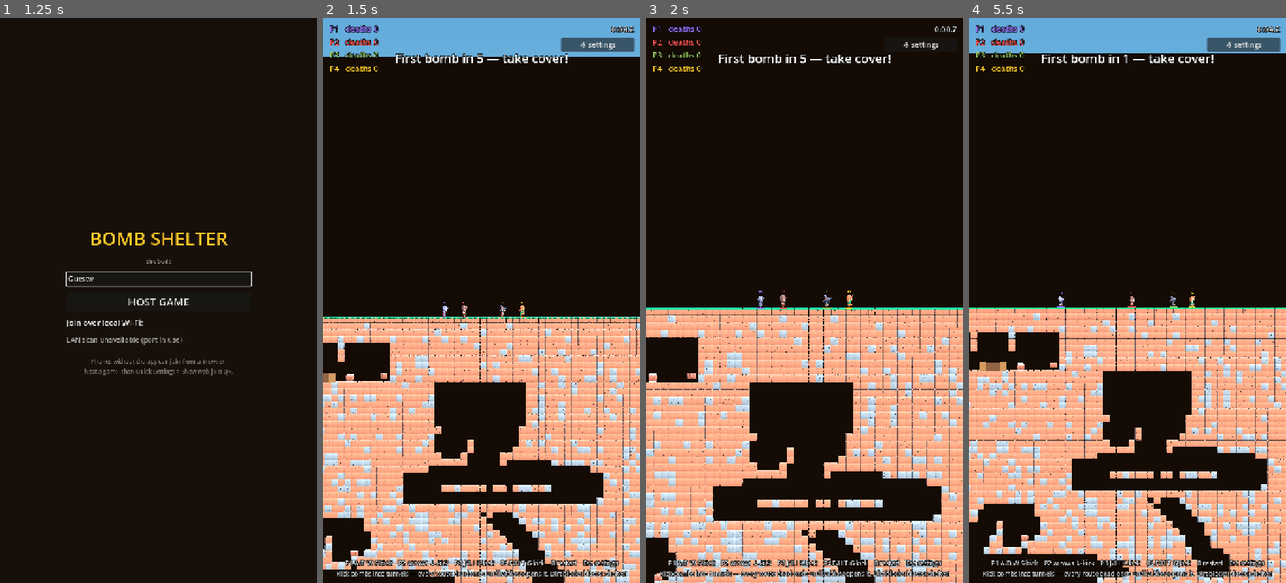
Above: before the commit, frames 1-4 (left to right).
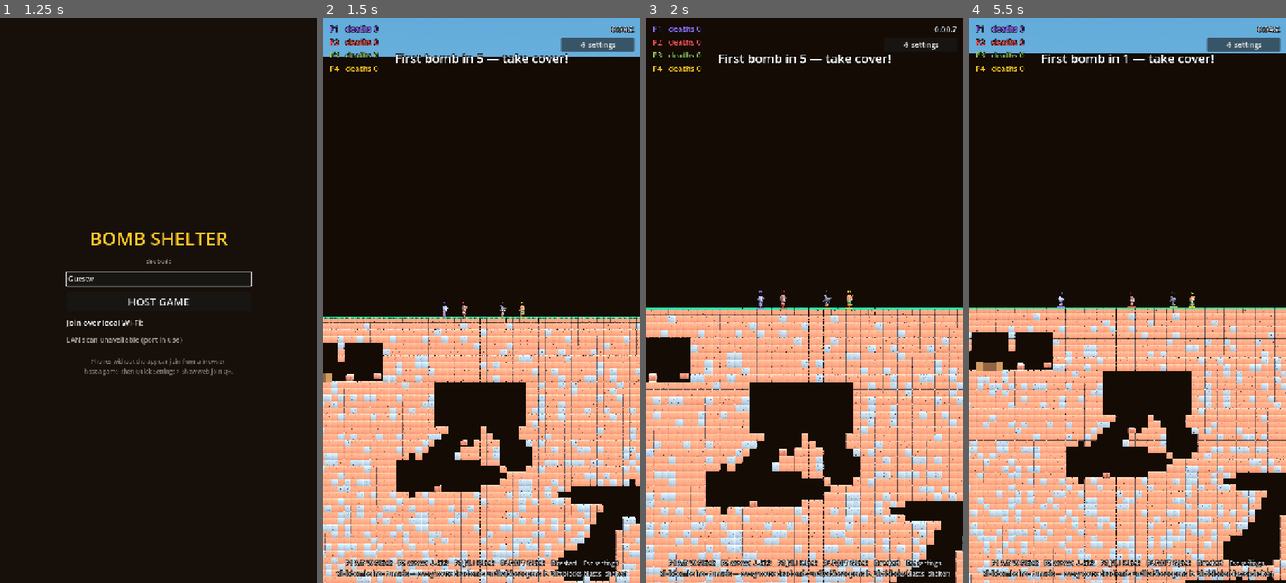
Above: after the commit, the same moments.

Repository: uchy4/dummy
Game: Godot game, scene res://scenes/menu.tscn
Two runs of this game, one before a commit and one after it. Both use one fixed random seed, a clock stepped at 60 frames per second and the inputs below.
Inputs (mouse positions are in pixels of both pictures, inside the frame that each line leads up to):
- Up to frame 1 (1.25 s): tap Enter (ui_accept) at 0.5 s; move the mouse to (228, 272) at 0.52 s; hold D (p1_right) from 0.53 s (still down); hold S (p1_kick) from 0.53 s (still down); click (228, 272) at 0.67 s; tap W (p1_jump) at 0.77 s
- Up to frame 2 (1.5 s): release D (p1_right) at 1.25 s; release S (p1_kick) at 1.25 s; click "HOST GAME" at 1.25 s
- Up to frame 3 (2 s): no input
- Up to frame 4 (5.5 s): drag from (1064, 328) to (1111, 413) at 2.02 s; move the mouse to (1159, 176) at 2.77 s; hold D (p1_right) 2.78-3.5 s; tap L at 2.85 s; drag from (1111, 413) to (1032, 215) at 3.52 s; move the mouse to (1222, 385) at 4.27 s; hold A (p1_left) 4.28-5 s; tap K at 4.35 s; tap W (p1_jump) at 4.52 s; drag from (1032, 215) to (1079, 159) at 5.02 s

Frame 1 is identical in both runs. In frame 2, 8.9% of the frame differs, in the area x 0-100%, y 57-100%; in frame 3, 8.1%; in frame 4, 10%, in the area x 0-100%, y 55-100%.

Commit message:
Dual-tone strata, solid props on the player plane, busted well leaks
- Every stratum is dual-colored like the dirt layer: light/dark block
  variants (clay, stone, deep slate) mixed 65/35 at paint time.
- Furniture, the toilet, and the animals live on the player's physical
  plane now: you run into tables and beds (and shove them by walking),
  bombs bounce off them, and bumping a chicken or pig nudges it aside.
- Kicking the well pump BUSTS it: the spout gushes once, the handle
  droops, the casting cracks — and from then on the buried pipe springs
  leaks forever, spraying water at random points all the way down to the
  reservoir. Blasts bust it too.

Co-Authored-By: Claude Opus 4.8 <noreply@anthropic.com>
Claude-Session: https://claude.ai/code/session_01QSJudmCHT44WHN37u3ZpBk

Diff:
--- a/bomb-shelter/scripts/bunker_props.gd
+++ b/bomb-shelter/scripts/bunker_props.gd
@@ -98,6 +98,7 @@
 			pipe.top = Vector2(pump.position.x, float(terrain.pump_cell.y) * TILE)
 			pipe.bottom_y = float(terrain.reservoir_rect.position.y) * TILE + 4.0
 			add_child(pipe)
+			pump.pipe_bottom_y = pipe.bottom_y  # busted pump leaks all the way down
 
 
 ## Cutaway art: the well pipe running from the pump down into the ground.
--- a/bomb-shelter/scripts/critter.gd
+++ b/bomb-shelter/scripts/critter.gd
@@ -47,8 +47,8 @@
 	prop_kind = 6 if kind == Kind.CHICKEN else 7
 	add_to_group(&"props")
 	z_index = 3
-	collision_layer = 0
-	collision_mask = 1  # walks on terrain, never blocks players/bombs
+	collision_layer = 4  # on the same physical plane: players bump into them
+	collision_mask = 1   # they walk on terrain (shoves come from the bumper)
 	floor_snap_length = 6.0
 
 	_shape_node = CollisionShape2D.new()
--- a/bomb-shelter/scripts/fixture.gd
+++ b/bomb-shelter/scripts/fixture.gd
@@ -31,6 +31,12 @@
 var _dribbling := false    # permanent post-blast trickle (shower only)
 var _dribble_accum := 0.0
 
+## PUMP: the well pipe's bottom (world y), set by BunkerProps. Once busted,
+## the whole pipe leaks — sprays burst out along its full length forever.
+var pipe_bottom_y := 0.0
+var _busted := false
+var _leak_accum := 0.0
+
 
 func _ready() -> void:
 	match kind:
@@ -61,6 +67,13 @@
 
 
 func _process(delta: float) -> void:
+	if kind == Kind.PUMP:
+		if _busted and pipe_bottom_y > global_position.y:
+			_leak_accum += delta
+			if _leak_accum >= 0.3:
+				_leak_accum = 0.0
+				_pipe_leak()
+		return
 	if kind != Kind.SHOWER:
 		return
 	if _shower_timer >= 0.0:
@@ -84,7 +97,11 @@
 		Kind.TOILET:
 			_squirt()
 		Kind.PUMP:
+			# A kick busts the well: spout gushes and the pipe springs
+			# leaks all the way down to the reservoir, permanently.
 			_pump_squirt()
+			_busted = true
+			queue_redraw()
 		Kind.SHOWER:
 			if _shower_timer >= 0.0:
 				_shower_timer = -1.0
@@ -101,6 +118,8 @@
 			_squirt()
 		Kind.PUMP:
 			_pump_squirt(2.0)
+			_busted = true
+			queue_redraw()
 		Kind.SHOWER:
 			_spray_down(1.6)
 			_dribbling = true
@@ -117,6 +136,19 @@
 	get_parent().add_child.call_deferred(spray)
 
 
+## A busted well leaks from a random point along its buried pipe.
+func _pipe_leak() -> void:
+	var spray := WaterSpray.new()
+	var ly := lerpf(global_position.y + 10.0, pipe_bottom_y, randf())
+	var side := 1.0 if randf() < 0.5 else -1.0
+	spray.dir = Vector2(side, randf_range(-0.4, 0.1)).normalized()
+	spray.amount = 6
+	spray.spread = 0.35
+	spray.speed = randf_range(90.0, 150.0)
+	spray.global_position = Vector2(global_position.x, ly)
+	get_parent().add_child.call_deferred(spray)
+
+
 func _squirt() -> void:
 	_squirt_count += 1
 	if _squirt_count >= 3:
@@ -156,8 +188,14 @@
 	draw_rect(Rect2(-3, -9, 6, 18), Color("3e6b4f"))             # cast body
 	draw_rect(Rect2(-8, -7, 6, 3), Color("2f523c"))              # spout
 	draw_rect(Rect2(-8, -4, 2.5, 2), Color("2f523c"))            # spout lip
-	draw_line(Vector2(2, -9), Vector2(8, -13), Color("263e2e"), 2.5)  # handle
-	draw_circle(Vector2(8, -13), 1.6, Color("263e2e"))
+	if _busted:
+		# Drooped handle + a crack down the casting.
+		draw_line(Vector2(2, -9), Vector2(8, -5), Color("263e2e"), 2.5)
+		draw_circle(Vector2(8, -5), 1.6, Color("263e2e"))
+		draw_line(Vector2(-1, -8), Vector2(1.5, 6), Color("1a2a20"), 1.3)
+	else:
+		draw_line(Vector2(2, -9), Vector2(8, -13), Color("263e2e"), 2.5)  # handle
+		draw_circle(Vector2(8, -13), 1.6, Color("263e2e"))
 	draw_rect(Rect2(-6, 9, 12, 2), Color("54381f"))              # base plank
 
 
--- a/bomb-shelter/scripts/furniture.gd
+++ b/bomb-shelter/scripts/furniture.gd
@@ -23,8 +23,8 @@
 	add_to_group(&"props")
 	add_to_group(&"ragdoll_parts")
 	z_index = 3
-	collision_layer = 0
-	collision_mask = 1  # tumbles off terrain, ignores players/bombs
+	collision_layer = 4  # players and bombs collide with (and push) it
+	collision_mask = 1 | 2 | 4
 
 	var size := Vector2(36, 20)
 	mass = 1.6
--- a/bomb-shelter/scripts/player.gd
+++ b/bomb-shelter/scripts/player.gd
@@ -282,6 +282,11 @@
 		var other := c.get_collider() as Player
 		if other and other.alive:
 			other.velocity.x += -c.get_normal().x * PLAYER_SHOVE * delta
+			continue
+		# Running into livestock bumps it out of the way.
+		var cr := c.get_collider() as Critter
+		if cr and cr.alive:
+			cr.velocity += -c.get_normal() * PLAYER_SHOVE * 0.6 * delta
 
 	# Depth record (in-bounds only): the tie-breaker when nobody survives.
 	if world_bounds.has_point(global_position):
--- a/bomb-shelter/scripts/terrain.gd
+++ b/bomb-shelter/scripts/terrain.gd
@@ -17,7 +17,8 @@
 const PLUG_ROWS := 4    # every tunnel stops this many rows short: the dead end
 
 enum Cell { EMPTY, DIRT, BEDROCK, GRASS, WATER, CLAY, STONE, DEEP }
-enum Tile { GRASS, DIRT, DIRT_DARK, BEDROCK, WATER, CLAY, STONE, DEEP, WATER_TOP }
+enum Tile { GRASS, DIRT, DIRT_DARK, BEDROCK, WATER, CLAY, STONE, DEEP, WATER_TOP,
+	CLAY_DARK, STONE_DARK, DEEP_DARK }
 
 ## One solid translucent water color — surface cells use the partial tile.
 const WATER_COLOR := Color(0.24, 0.5, 0.88, 0.55)
@@ -91,13 +92,18 @@
 # ---------------------------------------------------------------- tileset ---
 
 func _build_tileset() -> void:
-	var img := Image.create(TILE * 9, TILE, false, Image.FORMAT_RGBA8)
+	var img := Image.create(TILE * 12, TILE, false, Image.FORMAT_RGBA8)
 	_fill_tile(img, Tile.DIRT, Color("7a5230"), Color("5e3d22"), 0.16)
 	_fill_tile(img, Tile.DIRT_DARK, Color("5c3d22"), Color("452c17"), 0.2)
 	_fill_tile(img, Tile.BEDROCK, Color("4b4b55"), Color("35353d"), 0.22)
+	# Every stratum is dual-toned like the dirt layer: a light and a dark
+	# block variant mixed at paint time.
 	_fill_tile(img, Tile.CLAY, Color("a5623b"), Color("874e2e"), 0.2)
+	_fill_tile(img, Tile.CLAY_DARK, Color("8a4f2e"), Color("6f3f24"), 0.22)
 	_fill_tile(img, Tile.STONE, Color("6e7681"), Color("59616b"), 0.24)
+	_fill_tile(img, Tile.STONE_DARK, Color("575f6a"), Color("454c56"), 0.24)
 	_fill_tile(img, Tile.DEEP, Color("553f4d"), Color("42313c"), 0.24)
+	_fill_tile(img, Tile.DEEP_DARK, Color("41303b"), Color("32252e"), 0.26)
 	# Grass: dirt base with a green top edge.
 	_fill_tile(img, Tile.GRASS, Color("7a5230"), Color("5e3d22"), 0.16)
 	for y in 5:
@@ -127,7 +133,7 @@
 	var square := PackedVector2Array([
 		Vector2(-h, -h), Vector2(h, -h), Vector2(h, h), Vector2(-h, h),
 	])
-	for i in 9:
+	for i in 12:
 		src.create_tile(Vector2i(i, 0))
 		if i == Tile.WATER or i == Tile.WATER_TOP:
 			continue  # water is swim-through: no collision polygon
@@ -449,11 +455,11 @@
 				Cell.WATER:
 					t = Tile.WATER if _gget(x, y - 1) == Cell.WATER else Tile.WATER_TOP
 				Cell.CLAY:
-					t = Tile.CLAY
+					t = Tile.CLAY_DARK if rng.randf() < 0.35 else Tile.CLAY
 				Cell.STONE:
-					t = Tile.STONE
+					t = Tile.STONE_DARK if rng.randf() < 0.35 else Tile.STONE
 				Cell.DEEP:
-					t = Tile.DEEP
+					t = Tile.DEEP_DARK if rng.randf() < 0.35 else Tile.DEEP
 				Cell.DIRT:
 					var dark_chance := remap(float(y), SURFACE_ROW, H, 0.1, 0.55)
 					t = Tile.DIRT_DARK if rng.randf() < dark_chance else Tile.DIRT
--- a/bomb-shelter/scripts/toilet.gd
+++ b/bomb-shelter/scripts/toilet.gd
@@ -20,8 +20,8 @@
 	add_to_group(&"chests")         # blasts in range call blast_destroy()
 	z_index = 3
 	mass = 1.8
-	collision_layer = 0
-	collision_mask = 1
+	collision_layer = 4  # players and bombs collide with (and push) it
+	collision_mask = 1 | 2 | 4
 	var pm := PhysicsMaterial.new()
 	pm.bounce = 0.2
 	pm.friction = 0.7
